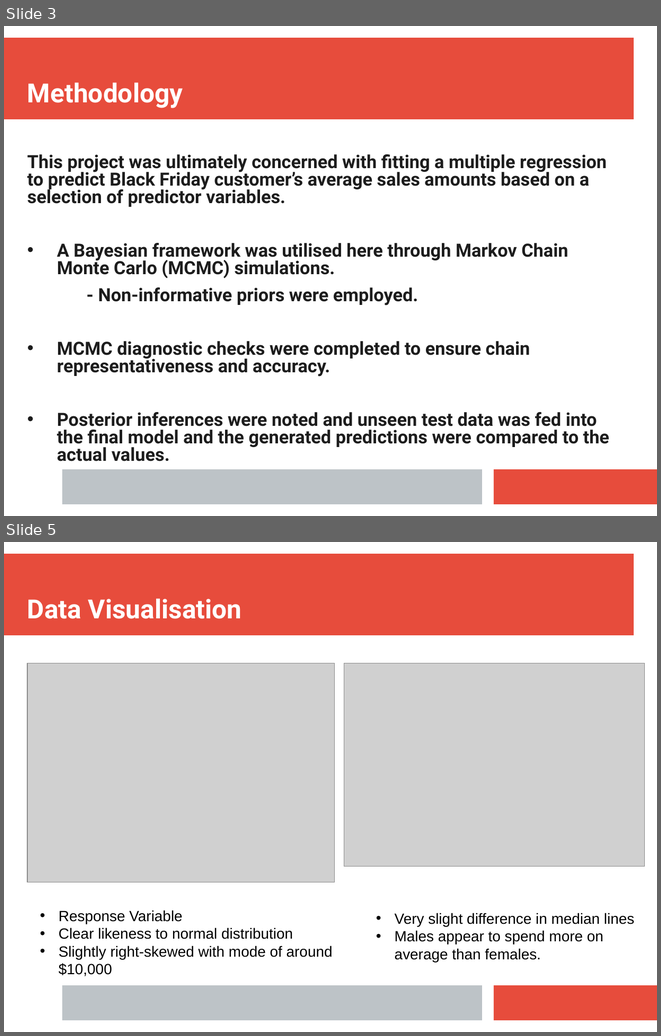
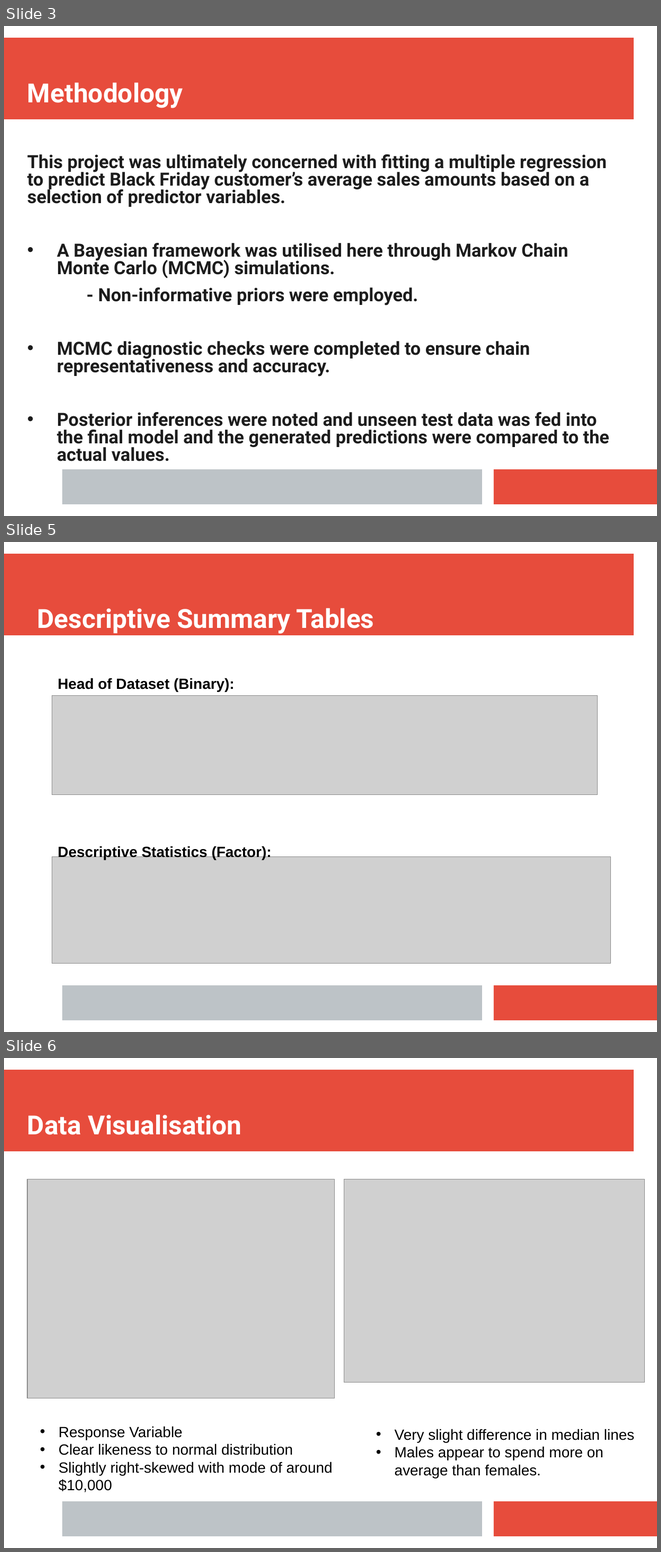
Before and after one commit to tim-kirkbride/BayesianAssignment, a slide deck: Presentation.pptx. Shown one above the other, each under a label of ours: slides 3 and 5 before the commit, slides 3, 5 and 6 after it; the slides between them are not shown. The pictures are 661x1036 and 661x1552 pixels, drawn with LibreOffice and Linux fonts; fonts in the diff are those of the drawing; grey boxes stand for pictures. Boxes give left, top, right and bottom in pixels: in the first picture for what was removed or moved away, otherwise in the second. Text is boxed around its words. In the diff, an @@ line names an element or a change of style, - is before the commit and + after.

Commit message:
descriptive table

```diff
--- a/Presentation.pptx
+++ b/Presentation.pptx
@@ slide 5 added at bbox=[4, 542, 657, 1032], background #FFFFFF; not listed: 3 template elements that a slide beside it also shows @@
@@ text added at bbox=[37, 608, 374, 634], 32 pt, text #FFFFFF, bold @@
+Descriptive Summary Tables
@@ text added at bbox=[58, 678, 235, 692], 18 pt, text #000000, bold @@
+Head of Dataset (Binary):
@@ picture added at bbox=[52, 696, 598, 794] @@
@@ picture added at bbox=[52, 857, 611, 963] @@
@@ text added at bbox=[58, 845, 272, 859], 18 pt, text #000000, bold @@
+Descriptive Statistics (Factor):
@@ what was slide 5 is now slide 6 @@
```
Also in this commit, not shown: 1 slide changed.
